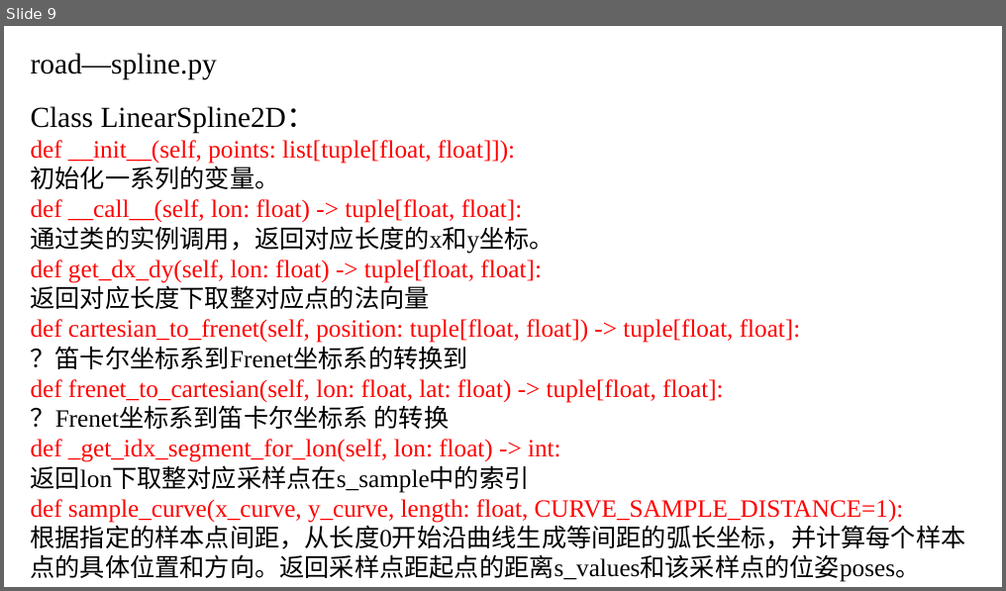
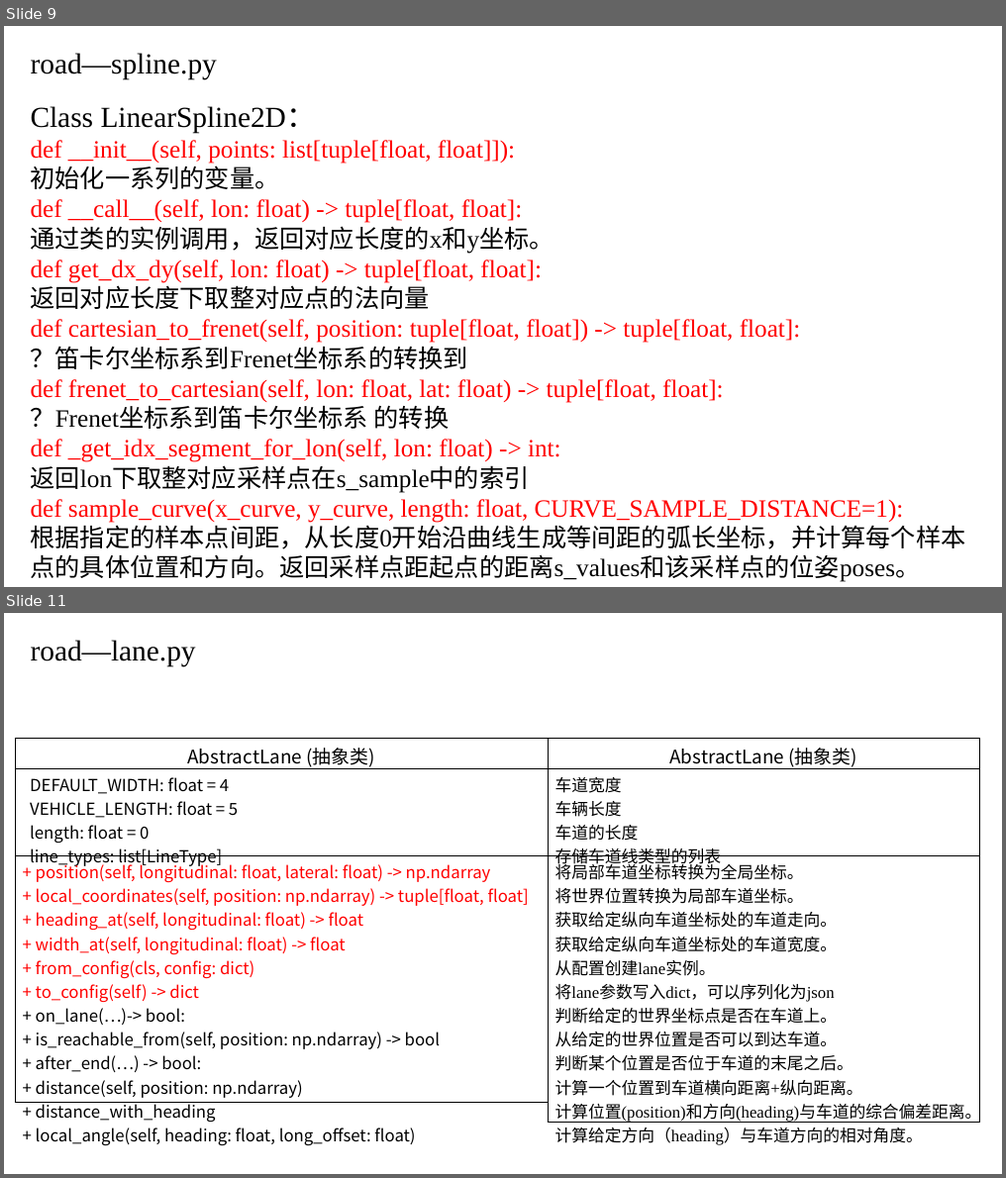
Before and after one commit to QinCheng0928/RL, a slide deck: Highway_env代码学习.pptx. Shown one above the other, each under a label of ours: slide 9 before the commit, slides 9 and 11 after it; the slides between them are not shown. The pictures are 1006x591 and 1006x1178 pixels, drawn with LibreOffice and Linux fonts; fonts in the diff are those of the drawing. Boxes give left, top, right and bottom in pixels: in the first picture for what was removed or moved away, otherwise in the second. Text is boxed around its words. In the diff, an @@ line names an element or a change of style, - is before the commit and + after.

```diff
--- a/Highway_env代码学习.pptx
+++ b/Highway_env代码学习.pptx
@@ slide 11 added at (4, 613, 1002, 1174), background #FFFFFF @@
@@ text added at (31, 640, 196, 666), 28 pt, text #000000 @@
+road—lane.py
@@ table added at (15, 738, 548, 1151), 3 rows, 1 columns @@
+AbstractLane (抽象类)
+DEFAULT_WIDTH: float = 4 / VEHICLE_LENGTH: float = 5 / length: float = 0 / line_types: list[LineType]
++ position(self, longitudinal: float, lateral: float) -> np.ndarray / + local_coordinates(self, position: np.ndarray) -> tuple[float, float] / + heading_at(self, longitudinal: float) -> float / + width_at(self, longitudinal: float) -> float / + from_config(cls, config: dict) / + to_config(self) -> dict / + on_lane(…)-> bool: / + is_reachable_from(self, position: np.ndarray) -> bool / + after_end(…) -> bool: / + distance(self, position: np.ndarray) / + distance_with_heading / + local_angle(self, heading: float, long_offset: float)
@@ table added at (548, 738, 979, 1150), 3 rows, 1 columns @@
+AbstractLane (抽象类)
+车道宽度 / 车辆长度 / 车道的长度 / 存储车道线类型的列表
+将局部车道坐标转换为全局坐标。 / 将世界位置转换为局部车道坐标。 / 获取给定纵向车道坐标处的车道走向。 / 获取给定纵向车道坐标处的车道宽度。 / 从配置创建lane实例。 / 将lane参数写入dict，可以序列化为json / 判断给定的世界坐标点是否在车道上。 / 从给定的世界位置是否可以到达车道。 / 判断某个位置是否位于车道的末尾之后。 / 计算一个位置到车道横向距离+纵向距离。 / 计算位置(position)和方向(heading)与车道的综合偏差距离。 / 计算给定方向（heading）与车道方向的相对角度。
```
Also in this commit, not shown: 1 slide changed, 1 other slide added, 1 slide removed, 1 other file.
